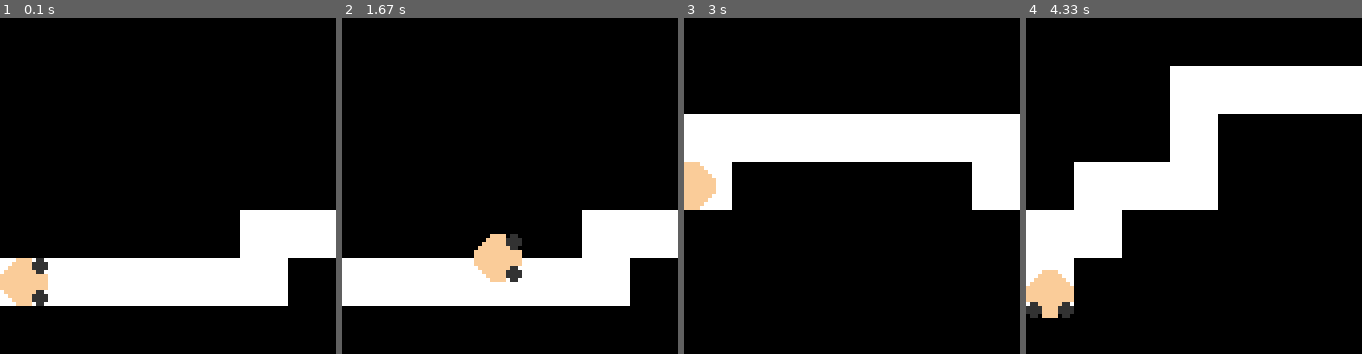
Above: before the commit, frames 1-4 (left to right).
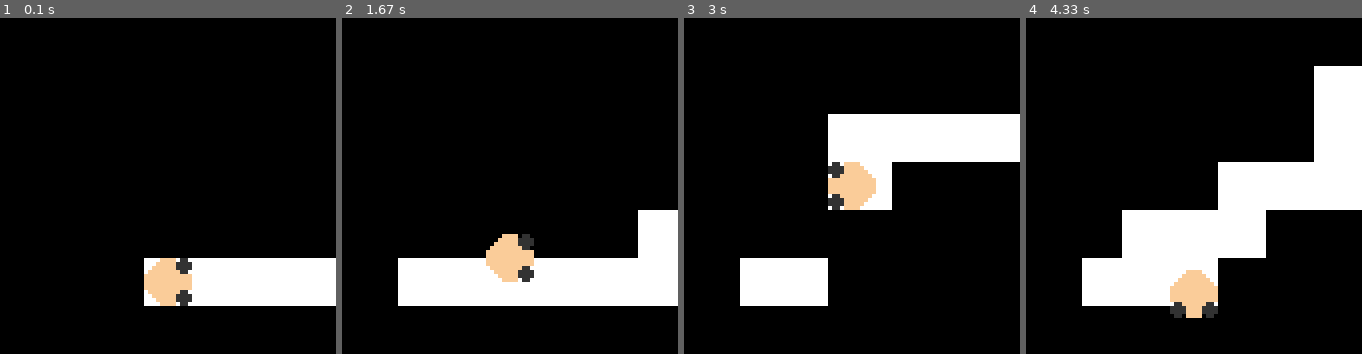
Above: after the commit, the same moments.

Repository: MarcoMeter/endless-memory-gym
Game: pygame game, started from memory_gym/endless_mystery_path.py
Two runs of this game, one before a commit and one after it. Both use one fixed random seed, a clock stepped at 60 frames per second and the inputs below.
Inputs:
- Up to frame 1 (0.1 s): no input
- Up to frame 2 (1.67 s): hold Right 0.33-0.8 s; hold Up 0.83-1.13 s; hold Right 1.17-1.63 s
- Up to frame 3 (3 s): hold Left 1.67-2.2 s; tap Page Up at 1.82 s; hold Down 2.23-2.53 s; hold Left 2.57-2.97 s
- Up to frame 4 (4.33 s): hold Up 3-3.37 s; tap Page Up at 3.15 s; hold Right 3.4-4.03 s; hold Down from 4.07 s (still down)

The runs differ from the first frame. In frame 1, 14% of the frame differs, in the area x 0-100%, y 57-86%; in frame 2, 8.1%; in frame 3, 17%; in frame 4, 41%, in the area x 0-100%, y 14-90%.

Commit message:
implemented scroll effect in endless mystery path

Diff:
--- a/memory_gym/character_controller.py
+++ b/memory_gym/character_controller.py
@@ -24,6 +24,7 @@
         self.character_surfaces = self.create_character_sprites()
         self.rect = self.character_surfaces[0].get_rect()
         self.rect.center = (0, 0)
+        self.velocity = Vector2(0, 0)
 
     def create_character_sprites(self):
         """Create eight sprites for the character, one for each 45 degree rotation.
@@ -125,6 +126,7 @@
 
         # Update the agent's position
         self.rect.center = Vector2(self.rect.center[0],self.rect.center[1]) + velocity
+        self.velocity = velocity
 
         # Limit the agent to the specified rect's boundary
         if boundary_rect is not None:
--- a/memory_gym/endless_mystery_path.py
+++ b/memory_gym/endless_mystery_path.py
@@ -6,7 +6,7 @@
 from argparse import ArgumentParser
 from gymnasium import spaces
 from memory_gym.character_controller import CharacterController
-from memory_gym.pygame_assets import MysteryPath, EndlessMysteryPath
+from memory_gym.pygame_assets import EndlessMysteryPath
 from pygame._sdl2 import Window, Texture, Renderer
 
 SCALE = 0.25
@@ -88,9 +88,9 @@
     def _build_debug_surface(self):
         surface = pygame.Surface((336 * SCALE, 336 * SCALE))
         surface.fill(0)
-        surface.blit(self.endless_path.surface, (0, 0))
+        surface.blit(self.endless_path.surface, (-self.camera_x, 0))
         if self.rotated_agent_surface:
-            surface.blit(self.rotated_agent_surface, self.rotated_agent_rect)
+            surface.blit(self.rotated_agent_surface, (self.agent_draw_x, self.rotated_agent_rect.y))
         else:
             surface.blit(self.agent.surface, self.agent.rect)
         surface.blit(self.fall_off_surface, self.fall_off_rect)
@@ -126,17 +126,23 @@
         pygame.draw.line(self.fall_off_surface, (255, 0, 0), (dim - 1, 0), (0, dim - 1), int(12 * SCALE))
         self.fall_off_surface.set_alpha(0)
 
-        # Setup the agent and sample its position
+        # Init camera x position for the scrolling effect
+        self.camera_offset = -self.tile_dim * 3
+        self.camera_x = self.camera_offset
+
+        # Setup the agent
         self.agent = CharacterController(self.reset_params["agent_speed"], self.reset_params["agent_scale"], 270)
         self.rotated_agent_surface, self.rotated_agent_rect = self.agent.get_rotated_sprite(270)
         # Place the agent on the path's starting position
         self.agent.rect.center = (self.start.x * self.tile_dim + self.agent.radius, self.start.y * self.tile_dim + self.agent.radius)
+        self.agent_draw_x = self.agent.rect.topleft[0] - self.camera_offset
         self.normalized_agent_position = self._normalize_agent_position(self.agent.rect.center)
         self.is_off_path = False
         self.num_fails = 0
 
         # Draw
-        self._draw_surfaces([(self.endless_path.surface, (0, 0)), (self.rotated_agent_surface, self.rotated_agent_rect)])
+        print((self.agent_draw_x, self.rotated_agent_rect.y))
+        self._draw_surfaces([(self.endless_path.surface, (-self.camera_x, 0)), (self.rotated_agent_surface, (self.agent_draw_x, self.rotated_agent_rect.y))])
 
         # Retrieve the rendered image of the environment
         vis_obs = pygame.surfarray.array3d(pygame.display.get_surface()).astype(np.float32) / 255.0 # pygame.surfarray.pixels3d(pygame.display.get_surface()).astype(np.uint8)
@@ -151,9 +157,13 @@
         # Move the agent's controlled character
         if not self.is_off_path:
             self.rotated_agent_surface, self.rotated_agent_rect = self.agent.step(action)
+            # update camera position based on agent x velocity
+            self.camera_x += int(self.agent.velocity.x)
         else:
             self.agent.rect.center = (self.start.x * self.tile_dim + self.agent.radius, self.start.y * self.tile_dim + self.agent.radius)
             self.rotated_agent_surface, self.rotated_agent_rect = self.agent.step([0, 0])
+            # reset camera x position
+            self.camera_x = self.camera_offset
 
         # Check whether the agent reached the goal
         self.normalized_agent_position = self._normalize_agent_position(self.agent.rect.center)
@@ -180,7 +190,7 @@
             else:
                 self.fall_off_surface.set_alpha(0)
                 self.is_off_path = False
-            self.fall_off_rect.center = self.agent.rect.center
+            self.fall_off_rect.center = (self.agent.rect.center[0] - self.camera_x, self.agent.rect.center[1])
 
         reward += self.reset_params["reward_step"]
 
@@ -203,7 +213,7 @@
             info = {}
 
         # Draw
-        self._draw_surfaces([(self.endless_path.surface, (0, 0)), (self.rotated_agent_surface, self.agent.rect), (self.fall_off_surface, self.fall_off_rect)])
+        self._draw_surfaces([(self.endless_path.surface, (-self.camera_x, 0)), (self.rotated_agent_surface, (self.agent_draw_x, self.rotated_agent_rect.y)), (self.fall_off_surface, self.fall_off_rect)])
 
         # Retrieve the rendered image of the environment
         vis_obs = pygame.surfarray.array3d(pygame.display.get_surface()).astype(np.float32) / 255.0 # pygame.surfarray.pixels3d(pygame.display.get_surface()).astype(np.uint8)
